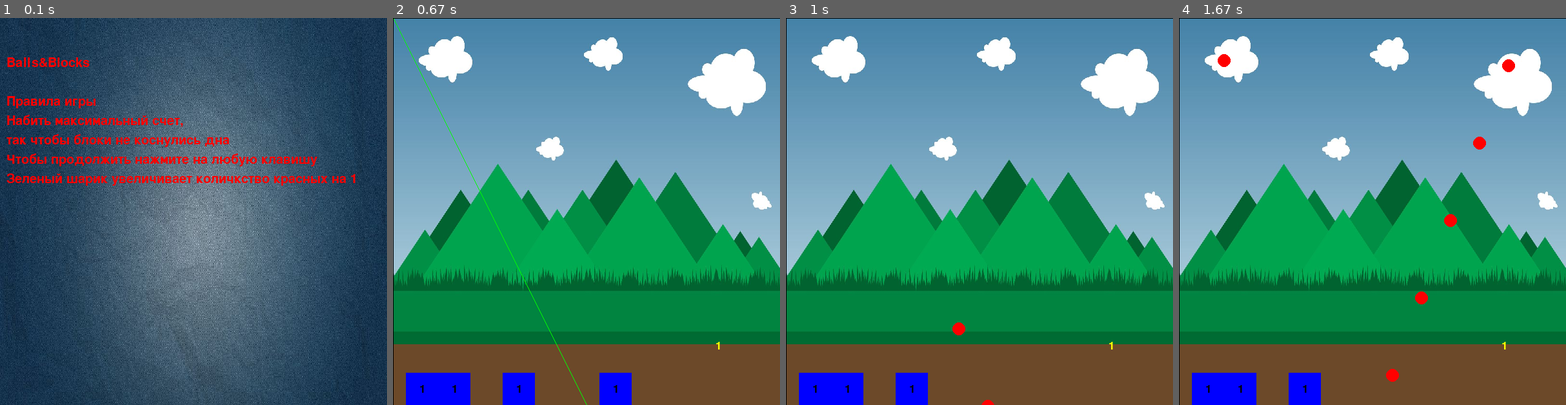
Above: before the commit, frames 1-4 (left to right).
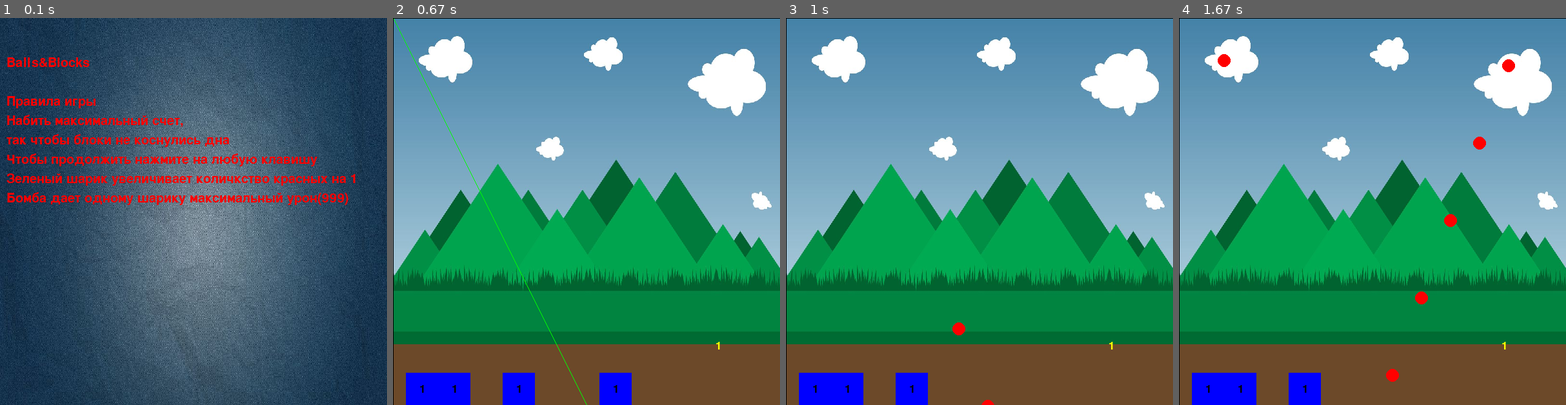
Above: after the commit, the same moments.

Repository: MaksSidorov/PyGame_project
Game: pygame game, started from prog.py
Same seed, same stepped clock (60 frames per second), same inputs: the game is played once before the commit and once after it.
Inputs (mouse positions are in pixels of both pictures, inside the frame that each line leads up to):
- Up to frame 1 (0.1 s): no input
- Up to frame 2 (0.67 s): click (586, 211) at 0.38 s
- Up to frame 3 (1 s): click (1018, 296) at 0.72 s
- Up to frame 4 (1.67 s): no input

The runs differ from the first frame. In frame 1, 1.0% of the frame differs, in the area x 1-90%, y 45-49%; in frame 2, nothing differs; in frame 3, nothing differs; in frame 4, nothing differs.

Commit message:
точно финал

Diff:
--- a/classes.py
+++ b/classes.py
@@ -2,6 +2,7 @@
 import random
 
 
+# Класс для игровых границ
 class Border(pygame.sprite.Sprite):
     def __init__(self, x1, y1, x2, y2, main_group, ver_group, hor_1_group, hor_2_group):
         super().__init__(main_group)
@@ -18,6 +19,7 @@
             self.rect = pygame.Rect(x1, y1, x2 - x1, 1)
 
 
+# Игровые блоки
 class Block(pygame.sprite.Sprite):
     def __init__(self, x1, y1, w, h, main_group, blocks_group, score):
         super().__init__(main_group)
@@ -58,6 +60,7 @@
         self.image.blit(text, (text_x, text_y))
 
 
+# Красные или шарики, которые отправляет пользователь
 class Ball(pygame.sprite.Sprite):
     def __init__(self, radius, x, y, sx, sy, main_group, balls_group):
         super().__init__(main_group)
@@ -73,6 +76,7 @@
         self.vy = sy
 
 
+# Специальные объекты, зеленый шарик или бомба
 class SpecBall(pygame.sprite.Sprite):
     def __init__(self, radius, x, y, gr_id, main_group, spec_balls_group):
         super().__init__(main_group)
--- a/prog.py
+++ b/prog.py
@@ -33,7 +33,8 @@
                   "Набить максимальный счет, ",
                   "так чтобы блоки не коснулись дна",
                   "Чтобы продолжить нажмите на любую клавишу",
-                  "Зеленый шарик увеличивает количкство красных на 1"]
+                  "Зеленый шарик увеличивает количкство красных на 1",
+                  "Бомба дает одному шарику максимальный урон(999)"]
 
     fon = pygame.transform.scale(pygame.image.load('data//background.jpg'), (width, height))
     screen.blit(fon, (0, 0))
@@ -103,6 +104,7 @@
 running = True
 
 
+# Игровые блоки
 class NewBlock(Block):
     def __init__(self, x1, y1, w, h, main_group, blocks_group, score):
         super().__init__(x1, y1, w, h, main_group, blocks_group, score)
@@ -114,6 +116,7 @@
             running = False
 
 
+# Красные шарики
 class PlayBall(Ball):
     def __init__(self, radius, x, y, sx, sy, main_group, balls_group):
         super().__init__(radius, x, y, sx, sy, main_group, balls_group)
